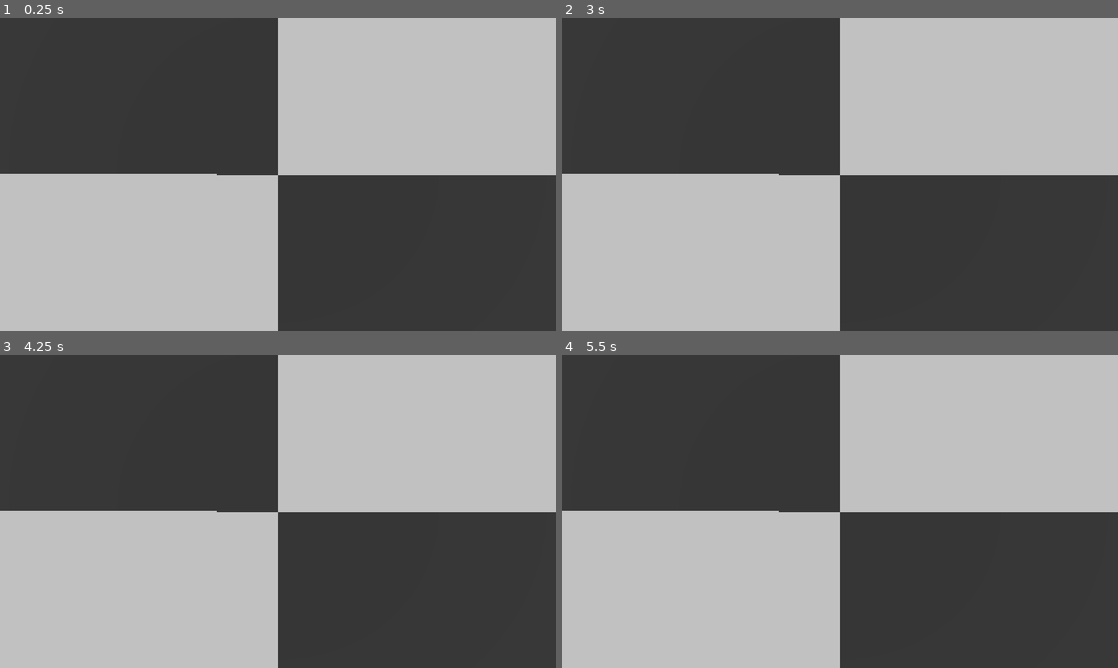
Above: before the commit, frames 1-4 (two rows, left to right).
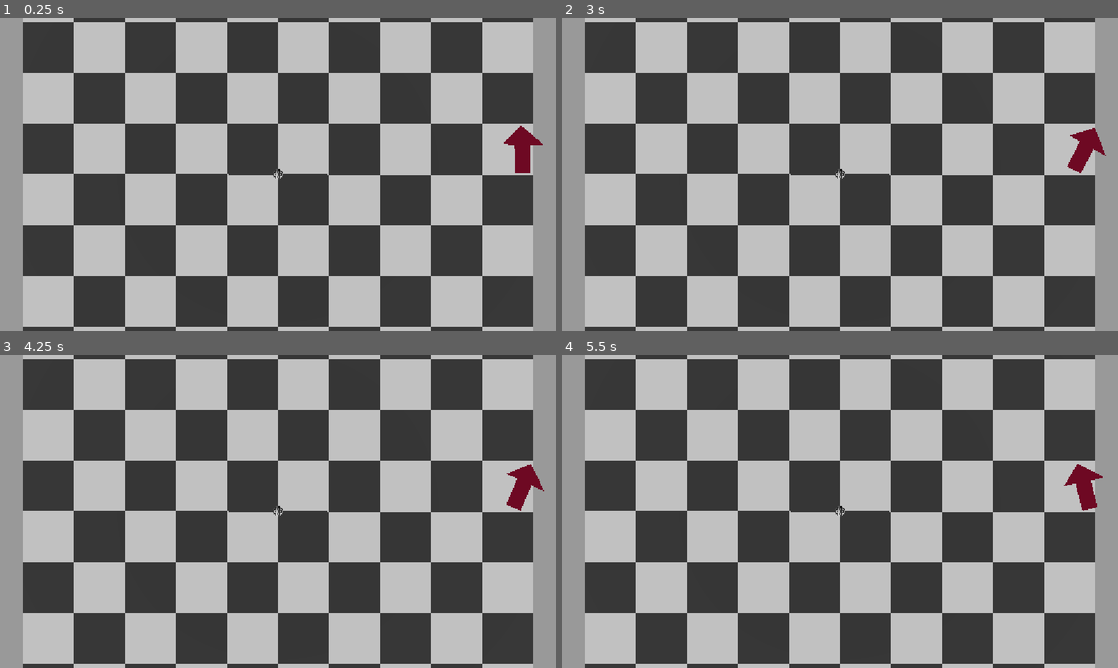
Above: after the commit, the same moments.

Repository: bleakgh/godot-wild-jam-97-ball-game
Game: Godot game, scene res://level.tscn
Two runs of this game, one before a commit and one after it. Both use one fixed random seed, a clock stepped at 60 frames per second and the inputs below.
Inputs (mouse positions are in pixels of both pictures, inside the frame that each line leads up to):
- Up to frame 1 (0.25 s): no input
- Up to frame 2 (3 s): tap Enter at 0.5 s; move the mouse to (962, 158) at 0.52 s; hold D 0.53-1.28 s; click (962, 158) at 0.67 s; move the mouse to (728, 190) at 1.27 s; hold A 1.28-2.03 s; move the mouse to (895, 105) at 2.02 s; hold D from 2.03 s (still down); move the mouse to (812, 237) at 2.77 s; click (812, 237) at 2.92 s
- Up to frame 3 (4.25 s): move the mouse to (444, 558) at 3.52 s; release D at 3.53 s; hold A from 3.53 s (still down)
- Up to frame 4 (5.5 s): keep holding A; move the mouse to (673, 464) at 4.27 s; move the mouse to (867, 511) at 5.02 s; click (867, 511) at 5.17 s

The runs differ from the first frame. In frame 1, 52% of the frame differs, in the area x 0-100%, y 0-100%; in frame 2, 52%; in frame 3, 52%; in frame 4, 52%.

Commit message:
small camera changes

Diff:
--- a/arrow.gd
+++ b/arrow.gd
@@ -1,13 +1,13 @@
-extends MeshInstance3D
+extends Node2D
 
 
 # Called when the node enters the scene tree for the first time.
-func _ready() -> void:
-	pass
+#func _ready() -> void:
+	#pass
 
 
 # Called every frame. 'delta' is the elapsed time since the previous frame.
-func _process(delta: float) -> void:
+func _process(_delta: float) -> void:
 	var sf:Vector2 = %Player.start_facing
 	var f:Vector2 = %Player.facing
-	self.rotation.y = sf.angle_to(f)
+	self.rotation = -1.0*sf.angle_to(f)
--- a/camera_3d.gd
+++ b/camera_3d.gd
@@ -1,6 +1,9 @@
 extends Camera3D
 
 @onready var base_offset: Vector3 = Vector3.UP*25
+var zoom: float = 0.0
+var wait: float = 0.4
+var bound: float = 20.0
 var offset:Vector3
 # Called when the node enters the scene tree for the first time.
 func _ready() -> void:
@@ -9,4 +12,7 @@
 
 # Called every frame. 'delta' is the elapsed time since the previous frame.
 func _process(delta: float) -> void:
+	offset = base_offset + Vector3.DOWN*zoom + delta*%Player.velocity*wait
 	self.global_position = %Player.global_position+offset
+	self.global_position.x = clamp(self.global_position.x, bound*-1.0, bound)
+	self.global_position.y = clamp(self.global_position.y, bound*-1.0, bound)
--- a/level.tscn
+++ b/level.tscn
@@ -3,11 +3,7 @@
 [ext_resource type="PackedScene" uid="uid://bgtwtnmc0wwr8" path="res://player_on_ball.tscn" id="1_u52ul"]
 [ext_resource type="Shader" uid="uid://df3vvj58mcr1d" path="res://checker.gdshader" id="2_vonw3"]
 [ext_resource type="Script" uid="uid://hgmf85ks30y8" path="res://arrow.gd" id="3_0b4ue"]
-[ext_resource type="ArrayMesh" uid="uid://b1gp23j4jt1bj" path="res://arrow.obj" id="3_oi3di"]
 [ext_resource type="Script" uid="uid://n8luds8jhrsn" path="res://camera_3d.gd" id="5_f2txt"]
-
-[sub_resource type="StandardMaterial3D" id="StandardMaterial3D_oi3di"]
-albedo_color = Color(0.46584213, 0.07373098, 0.13357314, 1)
 
 [sub_resource type="ShaderMaterial" id="ShaderMaterial_u52ul"]
 render_priority = 0
@@ -27,15 +23,31 @@
 
 [node name="Level" type="Node3D" unique_id=1410324051]
 
+[node name="CanvasLayer" type="CanvasLayer" parent="." unique_id=1532418508]
+
+[node name="Control" type="Control" parent="CanvasLayer" unique_id=759003894]
+layout_mode = 3
+anchors_preset = 0
+offset_left = 1083.0
+offset_top = 273.0
+offset_right = 1083.0
+offset_bottom = 273.0
+
+[node name="arrow" type="Node2D" parent="CanvasLayer/Control" unique_id=304829606]
+script = ExtResource("3_0b4ue")
+
+[node name="recenter" type="Node2D" parent="CanvasLayer/Control/arrow" unique_id=210227876]
+position = Vector2(26, -30)
+scale = Vector2(0.25, 0.25)
+
+[node name="arrow_shape" type="Polygon2D" parent="CanvasLayer/Control/arrow/recenter" unique_id=1919232061]
+color = Color(0.43276286, 0.038430203, 0.13915145, 1)
+polygon = PackedVector2Array(-167.19992, 309.2, -39.99994, 307.59998, -42.399933, 79.600006, 72.80008, 80.400024, -116.79993, -81.99997, -269.5999, 74.00003, -172.79993, 77.20001)
+uv = PackedVector2Array(-167.19992, 309.2, -39.99994, 307.59998, -42.399933, 79.600006, 72.80008, 80.400024, -127.99994, -99.59997, -283.99994, 74.00003, -184.79993, 77.20001)
+
 [node name="Player" parent="." unique_id=1544721970 instance=ExtResource("1_u52ul")]
 unique_name_in_owner = true
 transform = Transform3D(1, 0, 0, 0, 1, 0, 0, 0, 1, 0, 0.5280434, 0)
-
-[node name="arrow" type="MeshInstance3D" parent="." unique_id=1487527791]
-transform = Transform3D(1, 0, 0, 0, 1, 0, 0, 0, 1, 30, 0, 0)
-mesh = ExtResource("3_oi3di")
-surface_material_override/0 = SubResource("StandardMaterial3D_oi3di")
-script = ExtResource("3_0b4ue")
 
 [node name="floor" type="MeshInstance3D" parent="." unique_id=852530129]
 mesh = SubResource("PlaneMesh_ostoq")
